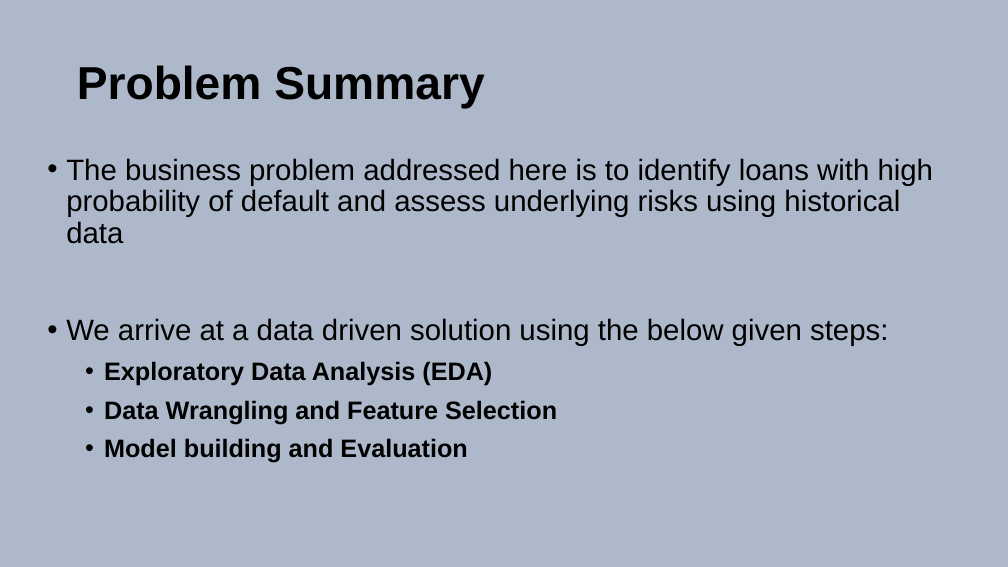
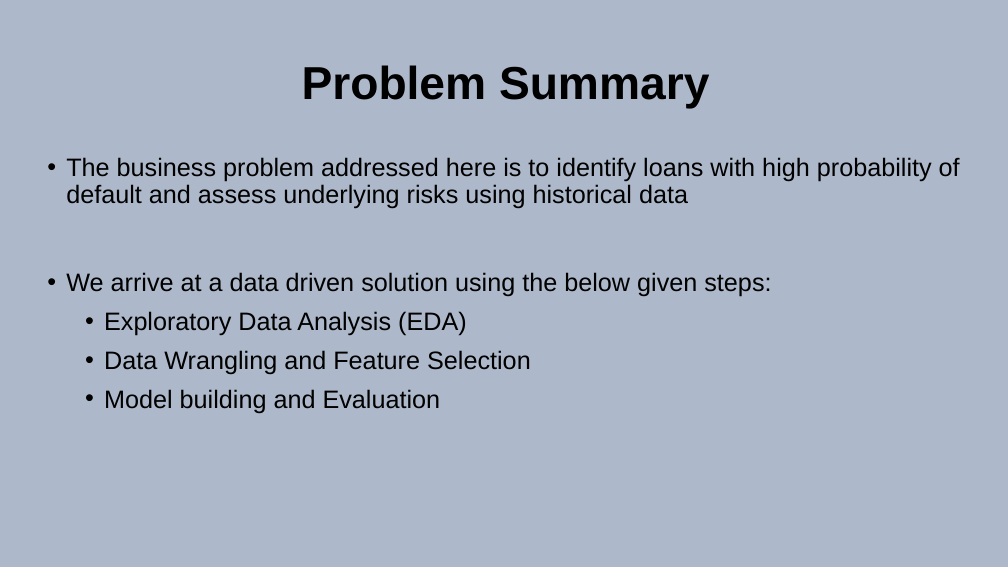
Before and after one commit to DineshDK672/Ryewalk_assignment, a slide deck: slide 2 of SBA 7(a) Presentation.pptx. Drawn at 1008x567 pixels with LibreOffice and Linux fonts; fonts in the diff are those of the drawing. Boxes give left, top, right and bottom in pixels: in the first picture for what was removed or moved away, otherwise in the second. Text is boxed around its words. In the diff, an @@ line names an element or a change of style, - is before the commit and + after.

```diff
--- a/SBA 7(a) Presentation.pptx
+++ b/SBA 7(a) Presentation.pptx
@@ title "Problem Summary": place and size @@
-title "Problem Summary" at [77, 65, 484, 109]
+title "Problem Summary" at [302, 65, 709, 109]
@@ title "Problem Summary" at [302, 65, 709, 109]: alignment left to centre @@
@@ text "The business problem addressed here ..." at [66, 157, 960, 413]: size 28 to 24 pt in "The business problem addressed here is to ...", "We arrive at a data driven solution ..."; bold off in "Exploratory Data Analysis (EDA)", "Data Wrangling and Feature Selection", "Model building and Evaluation" @@
```
Also in this commit, not shown: 5 other slides changed, 6 slides added, 1 other file.
